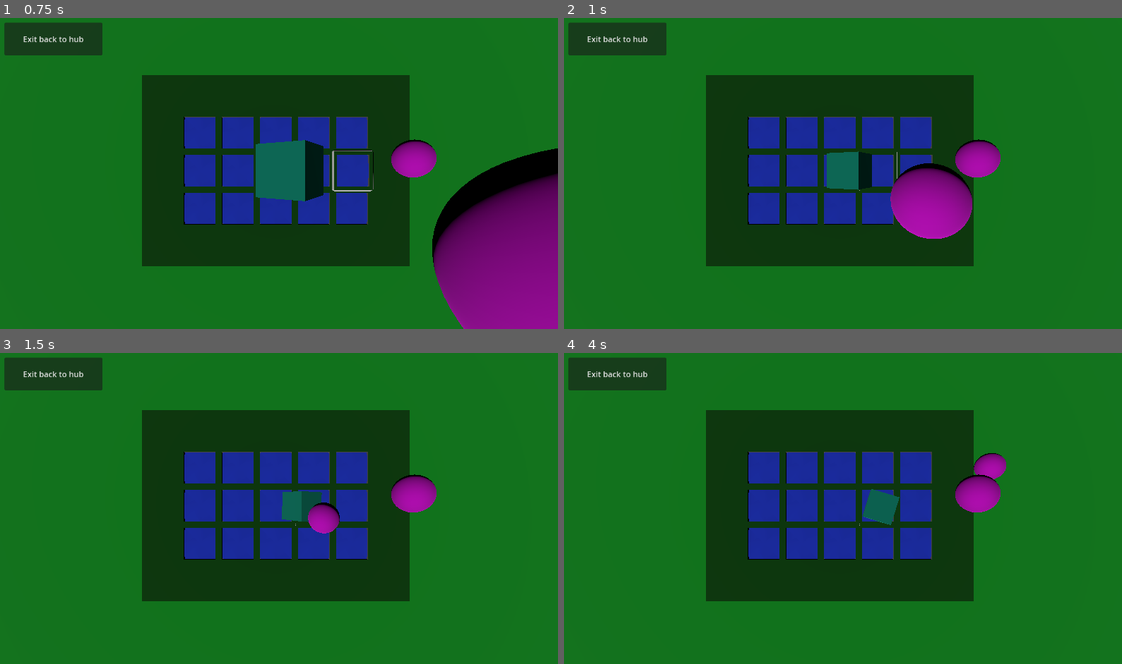
Above: before the commit, frames 1-4 (two rows, left to right).
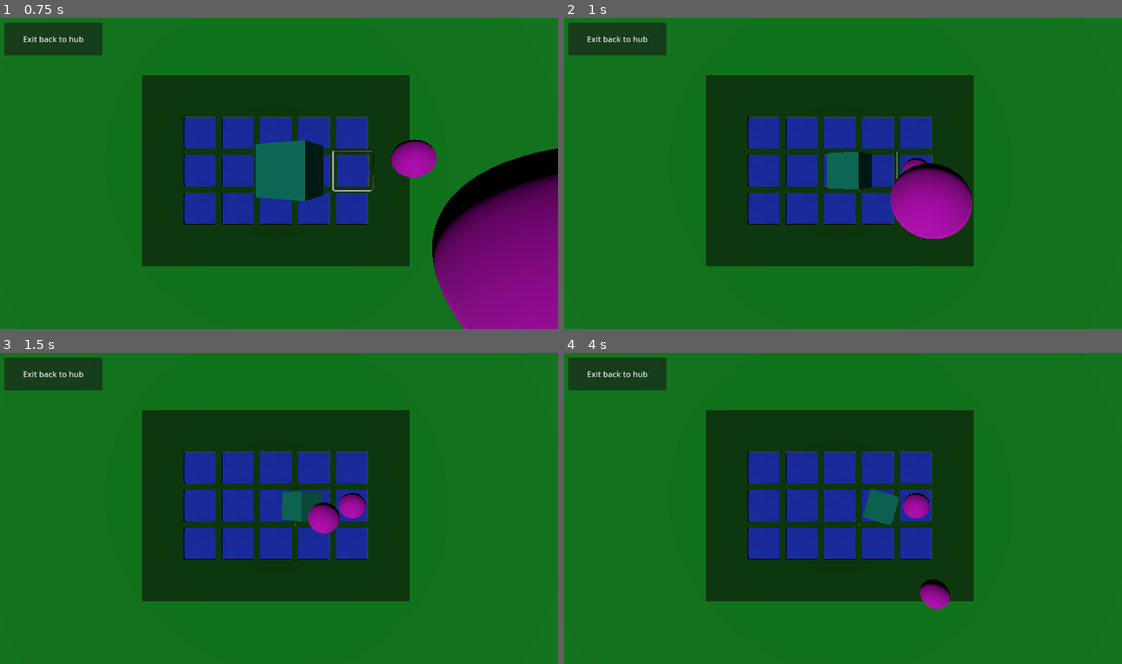
Above: after the commit, the same moments.

Repository: gingeapple182/COMP3000
Game: Godot game, scene res://Scenes/puzzle_board.tscn
Same seed, same stepped clock (60 frames per second), same inputs: the game is played once before the commit and once after it. This scene is started directly instead of the project's main scene.
Inputs (mouse positions are in pixels of both pictures, inside the frame that each line leads up to):
- Up to frame 1 (0.75 s): tap Enter (ui_accept) at 0.5 s; move the mouse to (401, 154) at 0.52 s; hold Right (ui_right) from 0.53 s (still down); tap ` (freefly) at 0.6 s; click (401, 154) at 0.67 s
- Up to frame 2 (1 s): keep holding Right (ui_right); tap Enter (ui_accept) at 0.77 s
- Up to frame 3 (1.5 s): move the mouse to (161, 520) at 1.27 s; release Right (ui_right) at 1.28 s; hold Down (ui_down) from 1.28 s (still down); tap F (interact) at 1.35 s; click (161, 520) at 1.42 s
- Up to frame 4 (4 s): tap Enter (ui_accept) at 1.52, 3.02, 3.77 s; move the mouse to (898, 436) at 2.02 s; release Down (ui_down) at 2.03 s; hold Right (ui_right) 2.03-2.78 s; tap Shift (sprint) at 2.1 s; click (898, 436) at 2.17 s; move the mouse to (809, 567) at 2.77 s; hold Up (ui_up) 2.78-3.53 s; tap L (switch_scene) at 2.85 s; click (809, 567) at 2.92 s; move the mouse to (1010, 552) at 3.52 s; hold Left (ui_left) from 3.53 s (still down); tap ` (freefly) at 3.6 s; click (1010, 552) at 3.67 s

Frame 1 is identical in both runs. In frame 2, 0.9% of the frame differs, in the area x 60-79%, y 39-52%; in frame 3, 1.1%; in frame 4, 1.9%, in the area x 60-80%, y 32-83%.

Commit message:
Prototype - Snap to grid
Snapping issue resolved

Diff:
--- a/Scripts/grid_manager.gd
+++ b/Scripts/grid_manager.gd
@@ -99,6 +99,8 @@
 	for slot in slots_parent.get_children():
 		if not slot.active:
 			continue
+		if slot.current_piece != null:
+			continue
 
 		var tile_pos = slot.global_transform.origin
 		var piece_pos = held_piece.global_transform.origin
@@ -135,28 +137,27 @@
 
 
 func try_snap(piece: RigidBody3D) -> bool:
-	print("\n>>> try_snap() CALLED")
-	print("hovered_slot: ", hovered_slot)
 	if hovered_slot == null:
-		print("FAIL: hovered_slot is NULL")
 		return false
 
 	if hovered_slot.current_piece != null:
-		print("FAIL: Slot already occupied")
 		return false
 
-	var snap_pos = hovered_slot.get_snap_position()
-	print("Snapping to: ", snap_pos)
-	print("Piece BEFORE snap: ", piece.global_transform.origin)
+	var snap_pos: Vector3 = hovered_slot.get_snap_position()
+	var t := piece.global_transform
+	t.origin = snap_pos
+	t.basis = Basis() # resets to upright rotation
 
-	piece.global_transform.origin = snap_pos
-	print("Piece AFTER snap: ", piece.global_transform.origin)
-	#piece.freeze = true
-	#piece.gravity_scale = 0.0
+	piece.set_deferred("global_transform", t)
+
 	piece.linear_velocity = Vector3.ZERO
 	piece.angular_velocity = Vector3.ZERO
+	piece.gravity_scale = 0.0
 
-	hovered_slot.set_piece(piece)  # ← use the helper
+	piece.freeze_mode = RigidBody3D.FREEZE_MODE_STATIC
+	piece.freeze = true
+
+	hovered_slot.set_piece(piece)
 
 	return true
 
